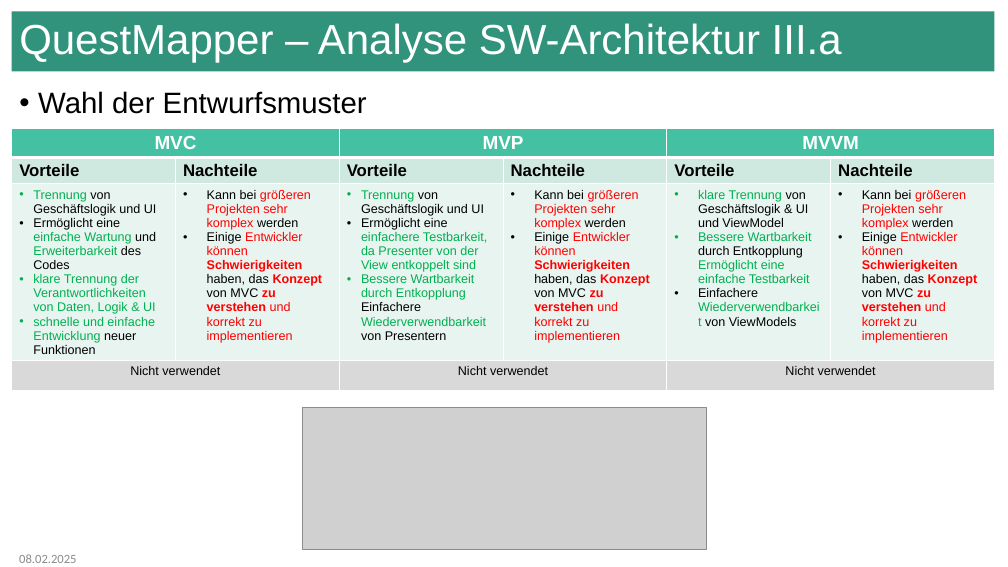
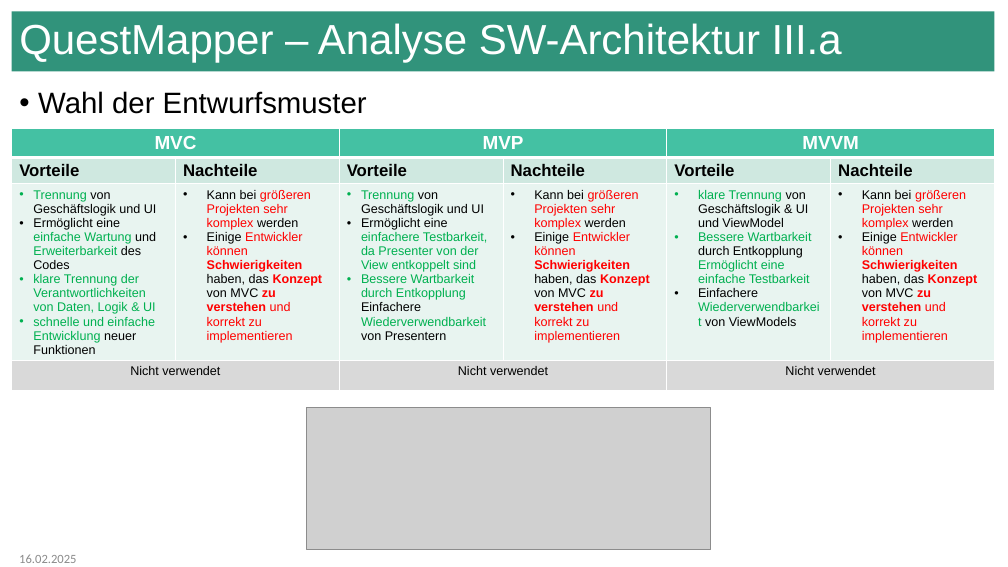
Before and after one commit to Sseidel248/QuestMapper, a slide deck: slide 11 of Project_Charter_-_QuestMapper.pptx. Drawn at 1008x567 pixels with LibreOffice and Linux fonts; fonts in the diff are those of the drawing; grey boxes stand for pictures. Boxes give left, top, right and bottom in pixels: in the first picture for what was removed or moved away, otherwise in the second. Text is boxed around its words. In the diff, an @@ line names an element or a change of style, - is before the commit and + after.

```diff
--- a/Project_Charter_-_QuestMapper.pptx
+++ b/Project_Charter_-_QuestMapper.pptx
@@ picture: place and size @@
-picture at (302,408,707,551)
+picture at (306,408,711,551)
@@ text at (19,554,76,563): text changed @@
-08.02.2025
+16.02.2025
```
Also in this commit, not shown: 22 other slides changed.
